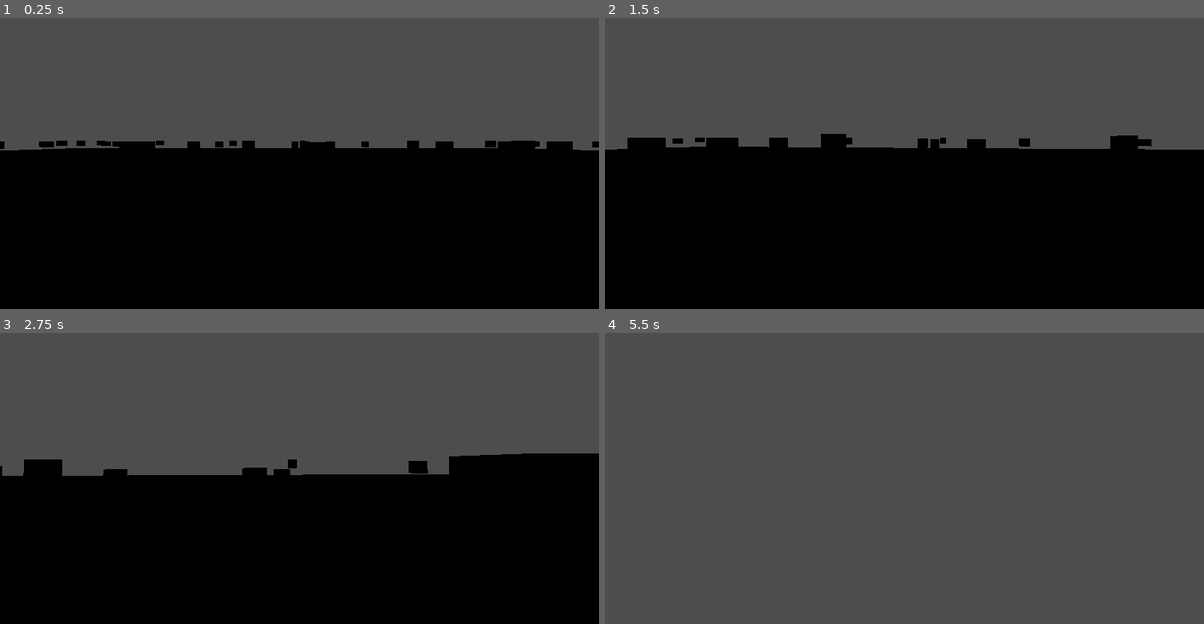
Above: before the commit, frames 1-4 (two rows, left to right).
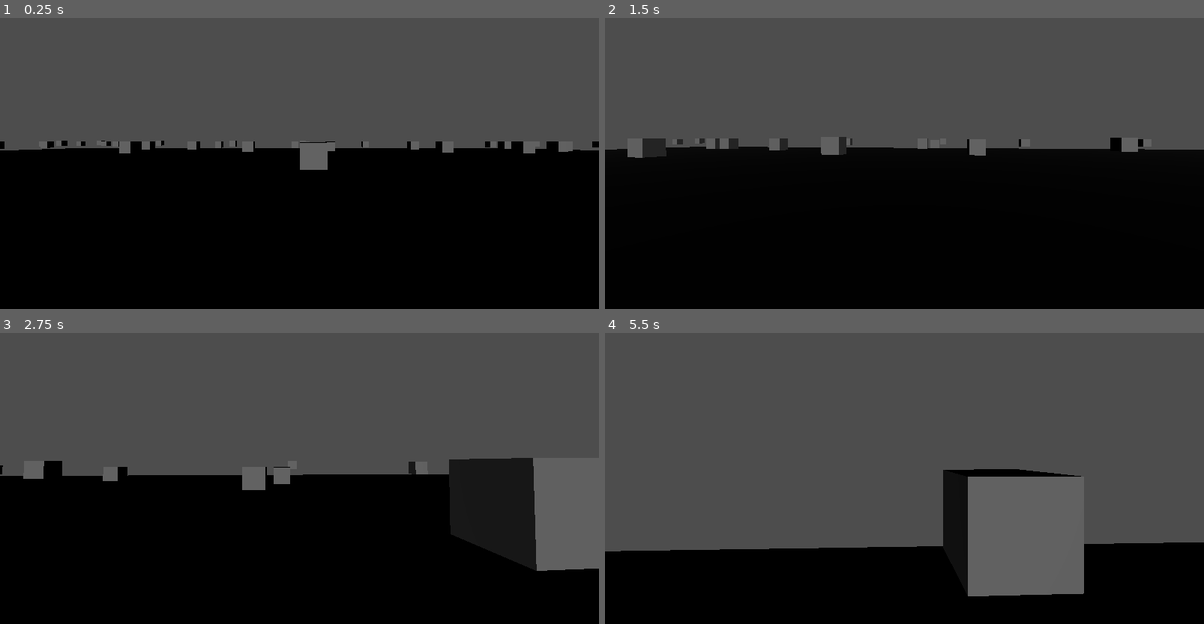
Above: after the commit, the same moments.

Repository: OneHoopyFrood/RoboKitty3D
Game: Godot game, scene res://World/Board.tscn
Same seed, same stepped clock (60 frames per second), same inputs: the game is played once before the commit and once after it.
Inputs (mouse positions are in pixels of both pictures, inside the frame that each line leads up to):
- Up to frame 1 (0.25 s): no input
- Up to frame 2 (1.5 s): move the mouse to (934, 140) at 0.52 s; hold W (move_forward) from 0.53 s (still down); click (934, 140) at 0.67 s; move the mouse to (874, 143) at 1.27 s; click (874, 143) at 1.42 s
- Up to frame 3 (2.75 s): keep holding W (move_forward); move the mouse to (311, 449) at 2.02 s; click (311, 449) at 2.17 s
- Up to frame 4 (5.5 s): keep holding W (move_forward); move the mouse to (898, 461) at 2.77 s; click (898, 461) at 2.92 s; move the mouse to (946, 461) at 3.52 s; click (946, 461) at 3.67 s; tap Escape (ui_cancel) at 4.15 s; move the mouse to (856, 452) at 4.27 s; click (856, 452) at 4.42 s; move the mouse to (910, 455) at 5.02 s; click (910, 455) at 5.17 s

The runs differ from the first frame. In frame 1, 1.3% of the frame differs, in the area x 6-96%, y 42-53%; in frame 2, 1.7%; in frame 3, 5.4%; in frame 4, 25%, in the area x 0-100%, y 46-100%.

Commit message:
there are things and you can walk now

Diff:
--- a/Core/Game.gd
+++ b/Core/Game.gd
@@ -41,9 +41,9 @@
   plane.subdivide_depth = 20
   ground.mesh = plane
 
-  var shader = load("res://Shaders/InfiniteGrid.gdshader")
-  var shader_mat = ShaderMaterial.new()
-  shader_mat.shader = shader
-  ground.set_surface_override_material(0, shader_mat)
+  #var shader = preload('res://World/InfiniteGrid.gdshader')
+  #var shader_mat = ShaderMaterial.new()
+  #shader_mat.shader = shader
+  #ground.set_surface_override_material(0, shader_mat)
 
   return ground
--- a/Core/Player.tscn
+++ /dev/null
@@ -1,10 +0,0 @@
-[gd_scene load_steps=2 format=3 uid="uid://dml8klxtt80hf"]
-
-[sub_resource type="BoxShape3D" id="BoxShape3D_uu6xs"]
-
-[node name="Player" type="CharacterBody3D"]
-
-[node name="FPV" type="Camera3D" parent="."]
-
-[node name="CollisionShape3D" type="CollisionShape3D" parent="."]
-shape = SubResource("BoxShape3D_uu6xs")
--- a/Player/Player.gd
+++ b/Player/Player.gd
@@ -12,7 +12,7 @@
 
 func _ready():
   cam = $FPV
-  shape = $Body
+  shape = $Hitbox
   Input.set_mouse_mode(Input.MOUSE_MODE_CAPTURED)
 
   # Position camera at eye level
@@ -23,28 +23,47 @@
     mouse_delta = event.relative
 
 func _process(delta):
-  # Movement
-  var dir = Vector3.ZERO
-  if Input.is_action_pressed("move_forward"):
-    dir -= cam.global_transform.basis.z
-  if Input.is_action_pressed("move_back"):
-    dir += cam.global_transform.basis.z
-  if Input.is_action_pressed("move_left"):
-    dir -= cam.global_transform.basis.x
-  if Input.is_action_pressed("move_right"):
-    dir += cam.global_transform.basis.x
-  dir.y = 0
+  if (is_mouse_captive()):
+    if Input.is_action_pressed("ui_cancel"):
+      toggle_mouse_capture()
+      return
 
-  velocity = dir.normalized() * speed if dir.length() > 0 else Vector3.ZERO
-  move_and_slide()
+    # Movement
+    var dir = Vector3.ZERO
+    if Input.is_action_pressed("move_forward"):
+      dir -= cam.global_transform.basis.z
+    if Input.is_action_pressed("move_back"):
+      dir += cam.global_transform.basis.z
+    if Input.is_action_pressed("move_left"):
+      dir -= cam.global_transform.basis.x
+    if Input.is_action_pressed("move_right"):
+      dir += cam.global_transform.basis.x
+    dir.y = 0
 
-  # Mouse look
-  yaw   -= mouse_delta.x * mouse_sensitivity
-  pitch -= mouse_delta.y * mouse_sensitivity
-  pitch = clamp(pitch, -89.0, 89.0)
+    velocity = dir.normalized() * speed if dir.length() > 0 else Vector3.ZERO
+    move_and_slide()
 
-  rotation_degrees = Vector3(0, yaw, 0)
-  cam.rotation_degrees = Vector3(pitch, 0, 0)
+    # Mouse look
+    yaw   -= mouse_delta.x * mouse_sensitivity
+    pitch -= mouse_delta.y * mouse_sensitivity
+    pitch = clamp(pitch, -89.0, 89.0)
 
-  # Reset for next frame
-  mouse_delta = Vector2.ZERO
+    rotation_degrees = Vector3(0, yaw, 0)
+    cam.rotation_degrees = Vector3(pitch, 0, 0)
+
+    # Reset for next frame
+    mouse_delta = Vector2.ZERO
+
+  elif Input.is_mouse_button_pressed(MOUSE_BUTTON_LEFT):
+    toggle_mouse_capture()
+
+func toggle_mouse_capture(release := false):
+  if (is_mouse_captive() or release):
+    Input.set_mouse_mode(Input.MOUSE_MODE_VISIBLE)
+    print_debug("Mouse released")
+  else:
+    Input.set_mouse_mode(Input.MOUSE_MODE_CAPTURED)
+    print_debug("Mouse captured")
+
+func is_mouse_captive():
+  return Input.mouse_mode == Input.MOUSE_MODE_CAPTURED
--- /dev/null
+++ b/Player/Player.tscn
@@ -0,0 +1,17 @@
+[gd_scene load_steps=3 format=3 uid="uid://dml8klxtt80hf"]
+
+[ext_resource type="Script" uid="uid://c0dqsato0i30x" path="res://Player/Player.gd" id="1_3qydi"]
+
+[sub_resource type="BoxShape3D" id="BoxShape3D_uu6xs"]
+
+[node name="Player" type="CharacterBody3D"]
+script = ExtResource("1_3qydi")
+
+[node name="FPV" type="Camera3D" parent="."]
+
+[node name="DirectionalLight3D" type="DirectionalLight3D" parent="FPV"]
+light_energy = 0.39
+sky_mode = 1
+
+[node name="Hitbox" type="CollisionShape3D" parent="."]
+shape = SubResource("BoxShape3D_uu6xs")
--- a/World/Board.tscn
+++ b/World/Board.tscn
@@ -1,11 +1,9 @@
-[gd_scene load_steps=4 format=3 uid="uid://ck1us1on6vyvw"]
+[gd_scene load_steps=3 format=3 uid="uid://ck1us1on6vyvw"]
 
 [ext_resource type="Script" uid="uid://qihcooc24anp" path="res://Core/Game.gd" id="1_pwdtk"]
-[ext_resource type="PackedScene" uid="uid://dml8klxtt80hf" path="res://Core/Player.tscn" id="2_g376h"]
-[ext_resource type="Script" uid="uid://c0dqsato0i30x" path="res://Player/Player.gd" id="3_hcbb4"]
+[ext_resource type="PackedScene" uid="uid://dml8klxtt80hf" path="res://Player/Player.tscn" id="2_g376h"]
 
 [node name="Board" type="Node3D"]
 script = ExtResource("1_pwdtk")
 
 [node name="Player" parent="." instance=ExtResource("2_g376h")]
-script = ExtResource("3_hcbb4")
--- a/World/Cube/Cube.gd
+++ b/World/Cube/Cube.gd
@@ -9,7 +9,7 @@
 ########################
 # Clamp values
 const MIN_AMPLITUDE: float = 0.1
-const MAX_AMPLITUDE: float = 0.5
+const MAX_AMPLITUDE: float = 0.3
 const MIN_SPEED: float = 0.5
 const MAX_SPEED: float = 2.0
 const MAX_Y: float = 2.0
--- /dev/null
+++ b/World/Cube/SymbolGenerator.gd
@@ -0,0 +1,33 @@
+# SymbolGenerator.gd
+# Generates ImageTextures with a single ASCII character rendered to them.
+
+extends Object
+class_name SymbolGenerator
+
+#Returns a random character from ASCII 33 to 126
+static func random_symbol() -> String:
+  # Pulls from the same set of characters as the terminal version
+  var ascii_code := randi_range(33, 126)
+  return char(ascii_code)
+
+static func generate_texture(
+    symbol: String,
+    font: Font,
+    texture_size: Vector2i = Vector2i(128, 128),
+    font_size: int = 96,
+    color: Color = Color.WHITE
+  ) -> ImageTexture:
+  # Create an image and draw to it
+  var img := Image.create(texture_size.x, texture_size.y, false, Image.FORMAT_RGBA8)
+  img.fill(Color(0, 0, 0, 0))  # Transparent background
+
+  var draw_pos := Vector2(
+     (texture_size.x - font.get_string_size(symbol, HORIZONTAL_ALIGNMENT_CENTER, -1, font_size).x) / 2,
+     (texture_size.y + font.get_height(font_size)) / 2
+  )
+
+  font.draw_string(img, draw_pos, symbol, HORIZONTAL_ALIGNMENT_CENTER, texture_size.x, font_size, color)
+
+  # Convert image to texture
+  var tex := ImageTexture.create_from_image(img)
+  return tex
--- a/World/InfiniteGrid.gdshader
+++ b/World/InfiniteGrid.gdshader
@@ -3,8 +3,8 @@
 
 uniform vec4 gridColor: source_color;
 uniform vec4 checkerColor: source_color;
-uniform float fadeStart = 0.0;
-uniform float fadeEnd = 10.0;
+//uniform float fadeStart = 0.0;
+//uniform float fadeEnd = 100.0;
 uniform float unitSize = 1.0;
 uniform int subdivisions: hint_range(1, 10) = 5;
 uniform float majorLineThickness = 2.0;
@@ -49,7 +49,7 @@
 	float chec = checker(posWorld.xz, unitSize);
 
 	// distance fade factor
-	float fadeFactor = 1.0 - clamp((distPlanar - fadeStart) / (fadeEnd - fadeStart), 0.0, 1.0);
+	//float fadeFactor = 1.0 - clamp((distPlanar - fadeStart) / (fadeEnd - fadeStart), 0.0, 1.0);
 
 	// write ground plane depth into z buffer
 	vec4 pp = (PROJECTION_MATRIX * (VIEW_MATRIX * vec4(posWorld, 1.0)));
@@ -58,7 +58,7 @@
 	// final alpha
 	float alphaGrid = line * gridColor.a;
 	float alphaChec = chec * checkerColor.a;
-	ALPHA = clamp(alphaGrid + alphaChec, 0.0, 1.0) * fadeFactor;
+	ALPHA = clamp(alphaGrid + alphaChec, 0.0, 1.0); // * fadeFactor;
 	// eliminate grid above the horizon
 	ALPHA *= step(t, 0.0);
 
@@ -66,16 +66,3 @@
 	ALBEDO = (checkerColor.rgb * alphaChec) * (1.0 - alphaGrid) + (gridColor.rgb * alphaGrid);
 
 }
-
-void vertex() {
-	// Called for every vertex the material is visible on.
-}
-
-void fragment() {
-	// Called for every pixel the material is visible on.
-}
-
-//void light() {
-//	// Called for every pixel for every light affecting the material.
-//	// Uncomment to replace the http://godotshaders.com/shader/infinite-ground-grid/default light processing function with this one.
-//}
Not shown, added: World/Cube/SymbolGenerator.gd.uid
Not shown, added: Player/Player.tscn189961384049.tmp
